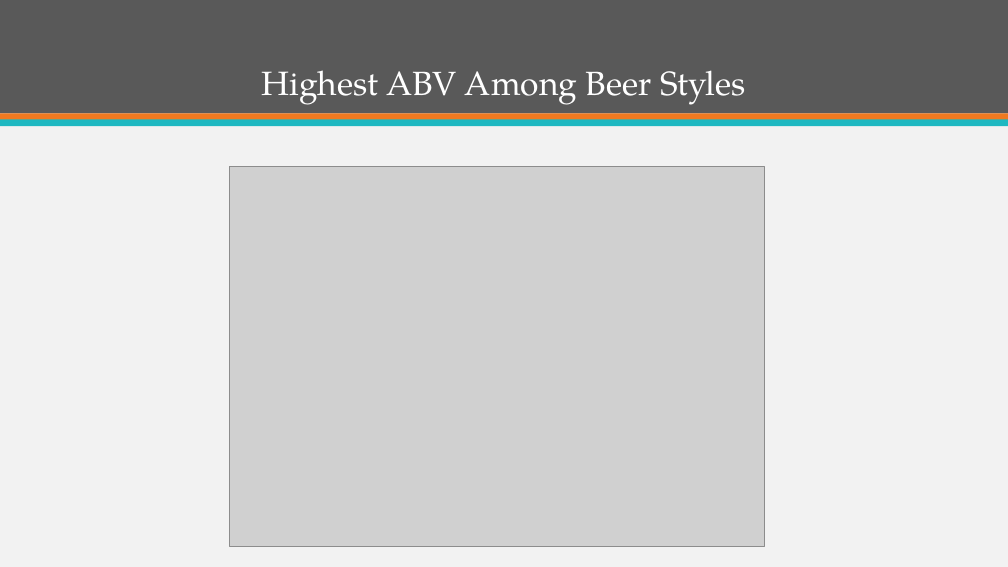
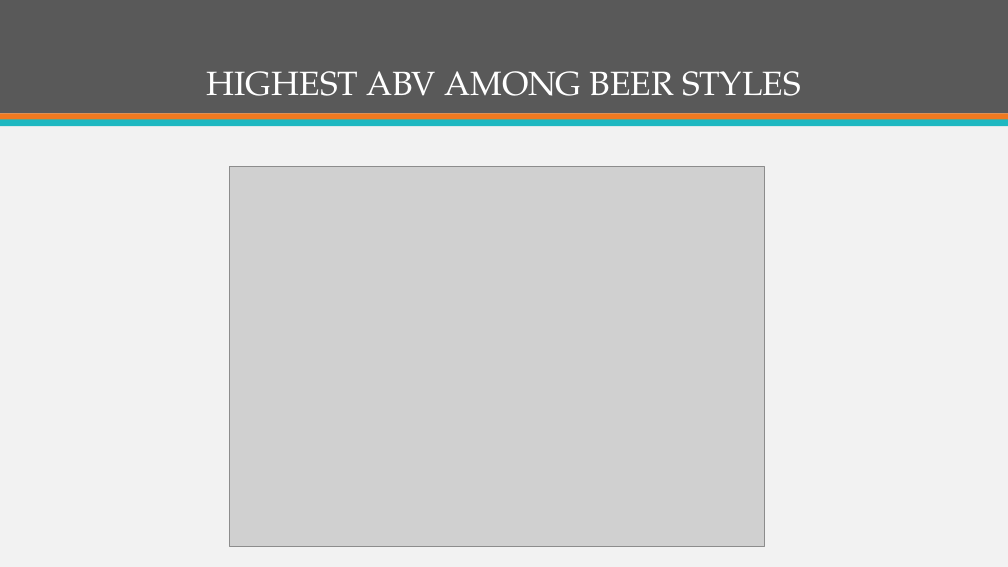
Before and after one commit to ItsGreyedOut/Brewery-Startup, a slide deck: slide 4 of presentation.pptx. Drawn at 1008x567 pixels with LibreOffice and Linux fonts; fonts in the diff are those of the drawing; grey boxes stand for pictures. Boxes give left, top, right and bottom in pixels: in the first picture for what was removed or moved away, otherwise in the second. Text is boxed around its words. In the diff, an @@ line names an element or a change of style, - is before the commit and + after.

```diff
--- a/presentation.pptx
+++ b/presentation.pptx
@@ title at (207,71,801,96): text changed @@
-Highest ABV Among Beer Styles
+HIGHEST ABV AMONG BEER STYLES
```
Also in this commit, not shown: 4 other slides changed, 4 slides added, 10 slides removed, 2 other files.
